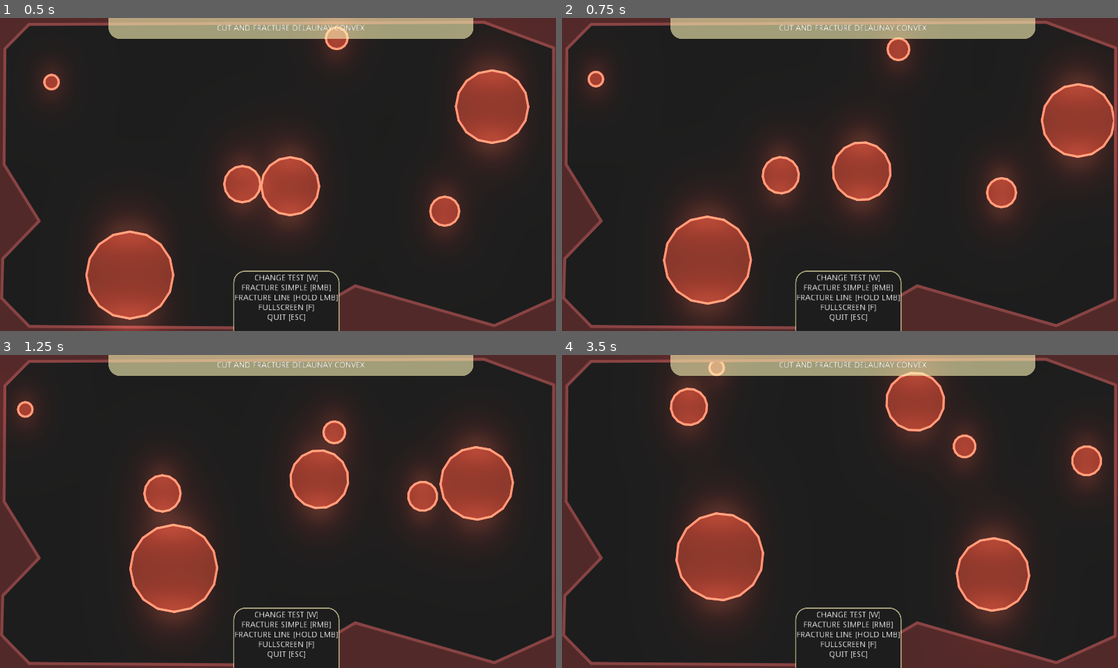
Above: before the commit, frames 1-4 (two rows, left to right).
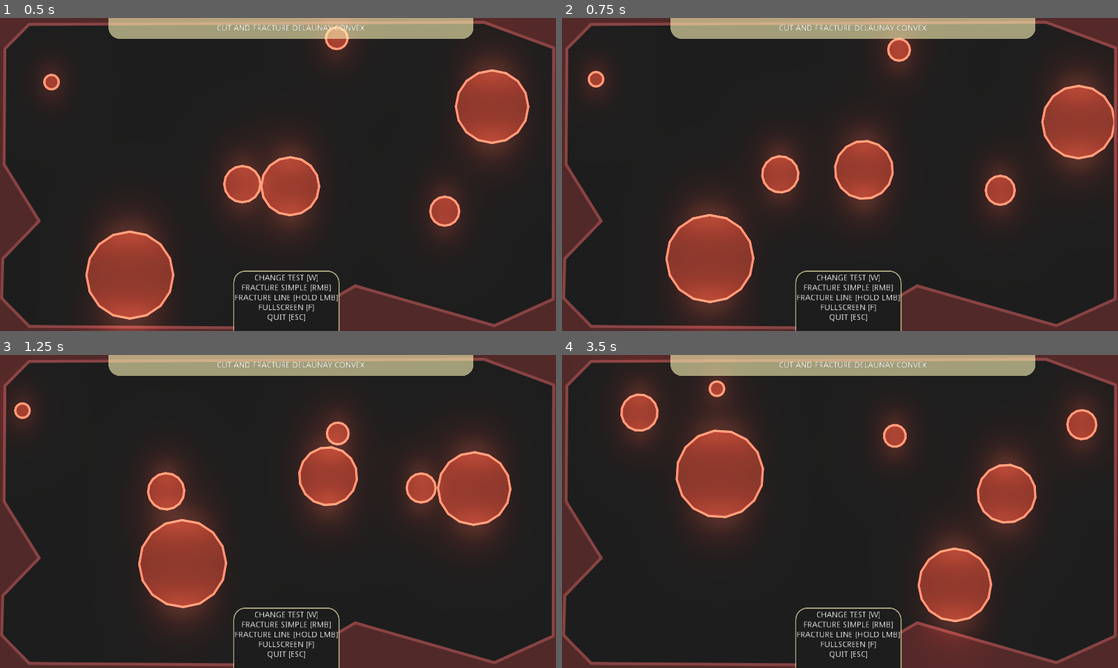
Above: after the commit, the same moments.

Repository: SoloByte/godot-polygon2d-fracture
Game: Godot game, scene res://demo/src/Main.tscn
Two runs of this game, one before a commit and one after it. Both use one fixed random seed, a clock stepped at 60 frames per second and the inputs below.
Inputs (mouse positions are in pixels of both pictures, inside the frame that each line leads up to):
- Up to frame 1 (0.5 s): no input
- Up to frame 2 (0.75 s): move the mouse to (962, 158) at 0.52 s; hold Right mouse button (cut) from 0.53 s (still down)
- Up to frame 3 (1.25 s): keep holding Right mouse button (cut); click (400, 495) at 0.8 s
- Up to frame 4 (3.5 s): move the mouse to (728, 527) at 1.27 s; release Right mouse button (cut) at 1.28 s; click (728, 527) at 1.35 s; tap S (fracture) at 1.55 s; move the mouse to (895, 442) at 2.02 s; hold S (fracture) 2.03-2.78 s; click (895, 442) at 2.17 s; right-click (895, 442) at 2.3 s; move the mouse to (812, 574) at 2.77 s; tap Q (auto) at 2.85 s; click (812, 574) at 3.05 s

Frame 1 is identical in both runs. In frame 2, 1.8% of the frame differs, in the area x 4-100%, y 6-92%; in frame 3, 4.1%; in frame 4, 21%, in the area x 10-98%, y 2-91%.

Commit message:
dynamic cut line system added. (unstable)
still has bugs - disappearing parts, cut no happening etc.

Diff:
--- a/demo/src/CutFracture.gd
+++ b/demo/src/CutFracture.gd
@@ -1,4 +1,12 @@
 extends Node2D
+
+
+
+
+const MIN_CUT_SPEED : float = 1.0
+const MIN_CUT_LENGTH : float = 50.0
+const MAX_CUT_LENGTH : float = 2500.0
+const CUT_LINE_SEGMENT_MIN_LENGTH : float = 100.0
 
 
 
@@ -18,7 +26,22 @@
 
 
 var _cur_fracture_color : Color = fracture_body_color
-var _cut_line_start := Vector2.ZERO
+#var _cut_line_start := Vector2.ZERO
+
+
+var _cut_line_total_length : float = 0.0
+
+var _cut_line_points : PoolVector2Array = []
+
+var _cut_line_enabled : bool = false
+
+var _last_mouse_pos := Vector2.ZERO
+
+var _input_disabled : bool = false
+
+
+
+#var _first_cut_direction := Vector2.ZERO
 
 
 
@@ -42,12 +65,10 @@
 
 
 func _process(delta: float) -> void:
-#	for source in _source_polygon_parent.get_children():
-#		if source is Polygon2D:
-#			source.global_rotation += deg2rad(90) * delta
-
-	if _cut_line.visible:
-		_cut_line.set_point_position(1, _cut_line.to_local(get_global_mouse_position()))
+	if _cut_line_enabled:
+		var cur_pos : Vector2 = get_global_mouse_position()
+		calculateCutLine(cur_pos)
+		_last_mouse_pos = cur_pos
 
 
 
@@ -71,39 +92,132 @@
 
 
 
-
-
-
-
 func _input(event: InputEvent) -> void:
-	if event.is_action_pressed("cut_line"):
-		_cut_line_start = get_global_mouse_position()
-		var points : PoolVector2Array = [_cut_line_start, _cut_line_start]
-		_cut_line.visible = true
-		_cut_line.points = points
-
-
-	if event.is_action_released("cut_line"):
-		var cut_line_end : Vector2 = get_global_mouse_position()
-		var vec : Vector2 = cut_line_end - _cut_line_start
+	if _input_disabled: return
+
+	if event is InputEventMouseButton:
+		if event.button_index == 1:
+			if _cut_line_enabled:
+				if not event.pressed:
+					endCut()
+					_cut_line_enabled = false
+			else:
+				if event.pressed:
+					_cut_line_enabled = true
+		elif event.button_index == 2 and not _cut_line_enabled:
+			if event.pressed:
+				simpleCut(get_global_mouse_position())
+
+
+func calculateCutLine(cur_pos : Vector2) -> void:
+	if _cut_line_points.size() <= 0:
+		_cut_line_points.append(cur_pos)
+	else:
+		var last_pos : Vector2 = _last_mouse_pos
+		var vec : Vector2 = cur_pos - last_pos
 		var dis : float = vec.length()
 		var dir : Vector2 = vec.normalized()
-		var cut_shape = PolygonLib.createBeamPolygon(dir, dis, 1.0, 1.0, Vector2.ZERO)
-		cut(_cut_line_start, cut_shape, 0.0)
-
-		_cut_line.clear_points()
-		_cut_line.visible = false
-
-
-
-	if event.is_action_pressed("cut"):
-		var cut_pos : Vector2 = get_global_mouse_position()
-		cut(cut_pos, _cut_shape, 0.0)
-
-
-
-
-
+
+		_cut_line_total_length += dis
+		if not _cut_line.visible and _cut_line_total_length > MIN_CUT_LENGTH:
+			_cut_line.visible = true
+
+		if _cut_line_total_length > MAX_CUT_LENGTH:
+			endCut()
+			return
+
+#		if _first_cut_direction == Vector2.ZERO:
+#			_first_cut_direction = dir
+#		else:
+#			if _first_cut_direction.dot(dir) < -0.5:
+#				endCut()
+#				return
+
+		if dis > MIN_CUT_SPEED:
+			_cut_line_points.append(cur_pos)
+			_cut_line.points = _cut_line_points
+		else:
+			endCut()
+			return
+
+
+func startCut() -> void:
+	pass
+
+
+func endCut() -> void:
+	if _cut_line_points.size() > 1:
+		var final_shape : PoolVector2Array = []
+		var i : int = 0
+		var construct_point := Vector2.ZERO
+		while i < _cut_line_points.size() - 1:
+			var start : Vector2 = _cut_line_points[i]
+			var total_dis : float = 0.0
+			for j in range(i + 1, _cut_line_points.size()):
+				var end : Vector2 = _cut_line_points[j]
+				var vec : Vector2 = end - start
+				var dis : float = vec.length()
+				var dir : Vector2 = vec.normalized()
+				total_dis += dis
+				if total_dis > CUT_LINE_SEGMENT_MIN_LENGTH or j >= _cut_line_points.size() - 1:
+
+					var cut_shape : PoolVector2Array = PolygonLib.createBeamPolygon(dir, dis, 1.0, 1.0, construct_point)
+					final_shape = PolygonLib.mergePolygons(final_shape, cut_shape, true)[0]
+					construct_point += dir * dis
+
+					i = j
+					break
+
+		cut(_cut_line_points[0], final_shape, 0.0)
+
+
+
+	_cut_line.visible = false
+	_cut_line_total_length = 0.0
+	_cut_line_points = []
+	_cut_line.clear_points()
+#	_first_cut_direction = Vector2.ZERO
+
+	_input_disabled = true
+	set_deferred("_input_disabled", false)
+
+
+
+func simpleCut(pos : Vector2) -> void:
+	var cut_pos : Vector2 = pos
+	cut(cut_pos, _cut_shape, 0.0)
+	_input_disabled = true
+	set_deferred("_input_disabled", false)
+
+#func _input(event: InputEvent) -> void:
+#	if _input_disabled: return
+#	if event.is_action_pressed("cut_line"):
+#		_cut_line_start = get_global_mouse_position()
+#		var points : PoolVector2Array = [_cut_line_start, _cut_line_start]
+#		_cut_line.visible = true
+#		_cut_line.points = points
+#
+#
+#	if event.is_action_released("cut_line"):
+#		var cut_line_end : Vector2 = get_global_mouse_position()
+#		var vec : Vector2 = cut_line_end - _cut_line_start
+#		var dis : float = vec.length()
+#		var dir : Vector2 = vec.normalized()
+#		var cut_shape = PolygonLib.createBeamPolygon(dir, dis, 1.0, 1.0, Vector2.ZERO)
+#		cut(_cut_line_start, cut_shape, 0.0)
+#
+#		_cut_line.clear_points()
+#		_cut_line.visible = false
+#		_input_disabled = true
+#		set_deferred("_input_disabled", false)
+#
+#
+#
+#	if event.is_action_pressed("cut"):
+#		var cut_pos : Vector2 = get_global_mouse_position()
+#		cut(cut_pos, _cut_shape, 0.0)
+#		_input_disabled = true
+#		set_deferred("_input_disabled", false)
 
 
 func cut(cut_pos : Vector2, cut_shape : PoolVector2Array, cut_rot : float) -> void:
@@ -125,6 +239,10 @@
 
 
 		var cut_fracture_info : Dictionary = polyFracture.cutFracture(source_polygon, cut_shape, source_trans, cut_trans, 5000, 3000, 250, 3)
+
+		if cut_fracture_info.shapes.size() <= 0 and cut_fracture_info.fractures.size() <= 0:
+			continue
+
 		for fracture in cut_fracture_info.fractures:
 			for fracture_shard in fracture:
 				spawnFractureBody(fracture_shard)
--- a/polygon2d-fracture/PolygonFracture.gd
+++ b/polygon2d-fracture/PolygonFracture.gd
@@ -184,7 +184,7 @@
 #-> intersected shapes smaller than fracture_min_area are discarded
 #-> fracture pieces smaller than shard_min_area are discarded
 func cutFracture(source_polygon : PoolVector2Array, cut_polygon : PoolVector2Array, source_trans_global : Transform2D, cut_trans_global : Transform2D, cut_min_area : float, fracture_min_area : float, shard_min_area : float, fractures : int = 3) -> Dictionary:
-	var cut_info : Dictionary = PolygonLib.cutShape(source_polygon, cut_polygon, source_trans_global, cut_trans_global, true)
+	var cut_info : Dictionary = PolygonLib.cutShape(source_polygon, cut_polygon, source_trans_global, cut_trans_global)
 
 	var fracture_infos : Array = []
 	if cut_info.intersected and cut_info.intersected.size() > 0:
--- a/polygon2d-fracture/PolygonLib.gd
+++ b/polygon2d-fracture/PolygonLib.gd
@@ -252,14 +252,14 @@
 #cut polygon = cut shape used to cut source polygon
 #get_intersect determines if the the intersected area (area shared by both polygons, the area that is cut out of the source polygon) is returned as well
 #returns dictionary with final : Array and intersected : Array -> all holes are filtered out already
-static func cutShape(source_polygon : PoolVector2Array, cut_polygon : PoolVector2Array, source_trans_global : Transform2D, cut_trans_global : Transform2D, get_intersected : bool = true) -> Dictionary:
+static func cutShape(source_polygon : PoolVector2Array, cut_polygon : PoolVector2Array, source_trans_global : Transform2D, cut_trans_global : Transform2D) -> Dictionary:
 	cut_polygon = translatePolygon(cut_polygon, toLocalWithoutRot(source_trans_global, cut_trans_global.get_origin()))
 	cut_polygon = rotatePolygon(cut_polygon, cut_trans_global.get_rotation())
 	source_polygon = rotatePolygon(source_polygon, source_trans_global.get_rotation())
 
-	var intersected_polygons : Array = []
-	if get_intersected:
-		intersected_polygons = intersectPolygons(source_polygon, cut_polygon, true)
+	var intersected_polygons : Array = intersectPolygons(source_polygon, cut_polygon, true)
+	if intersected_polygons.size() <= 0:
+		return {"final" : [], "intersected" : []}
 	var final_polygons : Array = clipPolygons(source_polygon, cut_polygon, true)
 
 
